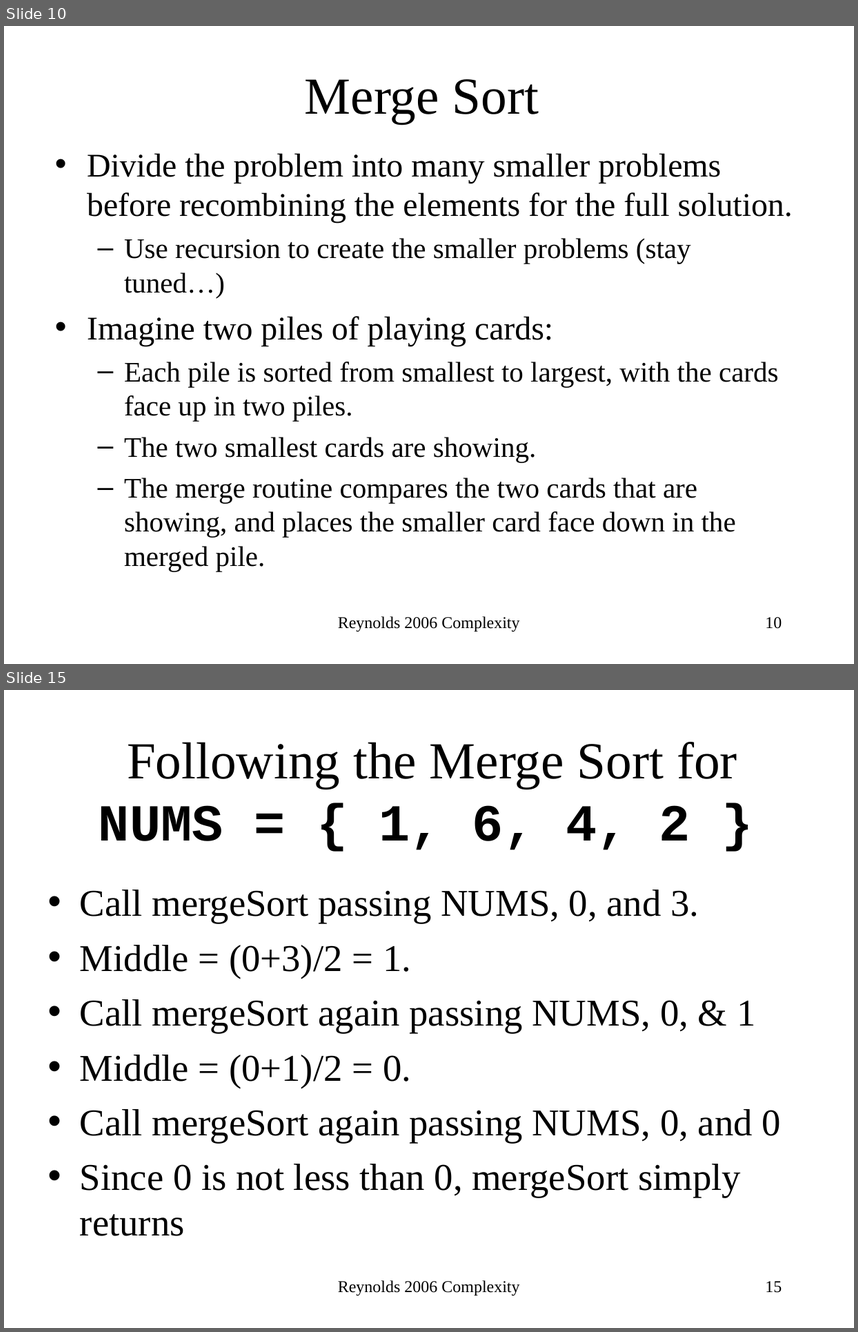
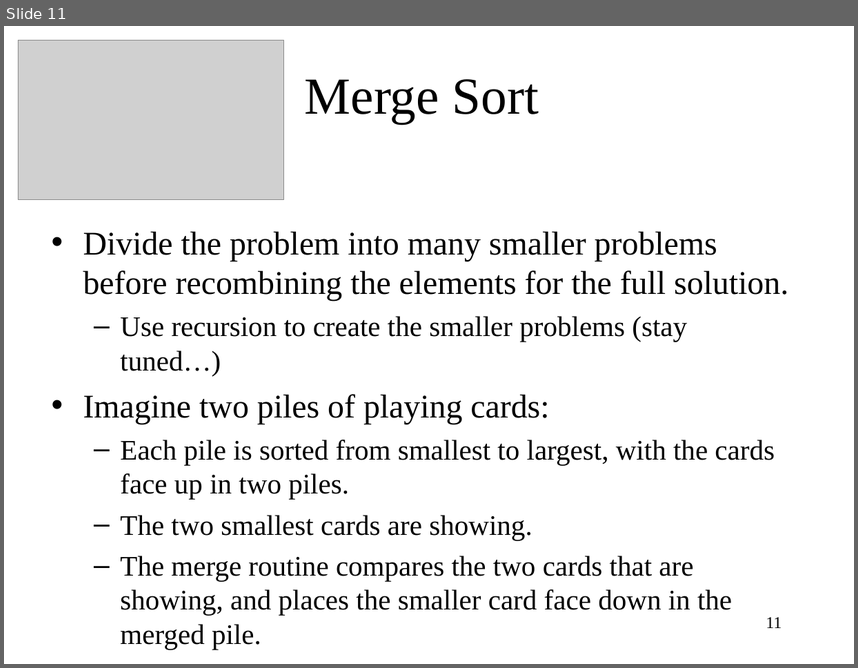
Before and after one commit to kartikshahc/testing, a slide deck: ComplexityAnalysis.ppt. Shown one above the other, each under a label of ours: slides 10 and 15 before the commit, slide 11 after it; the slides between them are not shown. The pictures are 858x1332 and 858x668 pixels, drawn with LibreOffice and Linux fonts; fonts in the diff are those of the drawing; grey boxes stand for pictures. Boxes give left, top, right and bottom in pixels: in the first picture for what was removed or moved away, otherwise in the second. Text is boxed around its words. In the diff, an @@ line names an element or a change of style, - is before the commit and + after.

```diff
--- a/ComplexityAnalysis.ppt
+++ b/ComplexityAnalysis.ppt
@@ slide 15 removed at [4, 690, 854, 1328], background #FFFFFF @@
@@ title removed at [99, 742, 737, 850] @@
-Following the Merge Sort for NUMS = { 1, 6, 4, 2 }
@@ text removed at [80, 889, 781, 1236] @@
-• Call mergeSort passing NUMS, 0, and 3.
-• Middle = (0+3)/2 = 1.
-• Call mergeSort again passing NUMS, 0, & 1
-• Middle = (0+1)/2 = 0.
-• Call mergeSort again passing NUMS, 0, and 0
-• Since 0 is not less than 0, mergeSort simply returns
@@ text removed at [338, 1280, 519, 1295] @@
-Reynolds 2006 Complexity
@@ page number removed at [765, 1281, 782, 1292] @@
-15
@@ what was slide 10 is now slide 11 @@
@@ slide 11 changed as well @@
@@ picture added at [18, 40, 285, 201] @@
@@ text "Divide the problem into many ...": place and size @@
-text "Divide the problem into many ..." at [87, 153, 793, 571]
+text "Divide the problem into many ..." at [83, 231, 789, 649]
@@ text at [83, 231, 789, 424]: indent changed @@
@@ text removed at [338, 616, 519, 631] @@
-Reynolds 2006 Complexity
@@ page number at [766, 617, 782, 628]: text changed @@
-10
+11
```
Also in this commit, not shown: 12 other slides changed, 14 slides added, 13 other slides removed, 3 other files.
